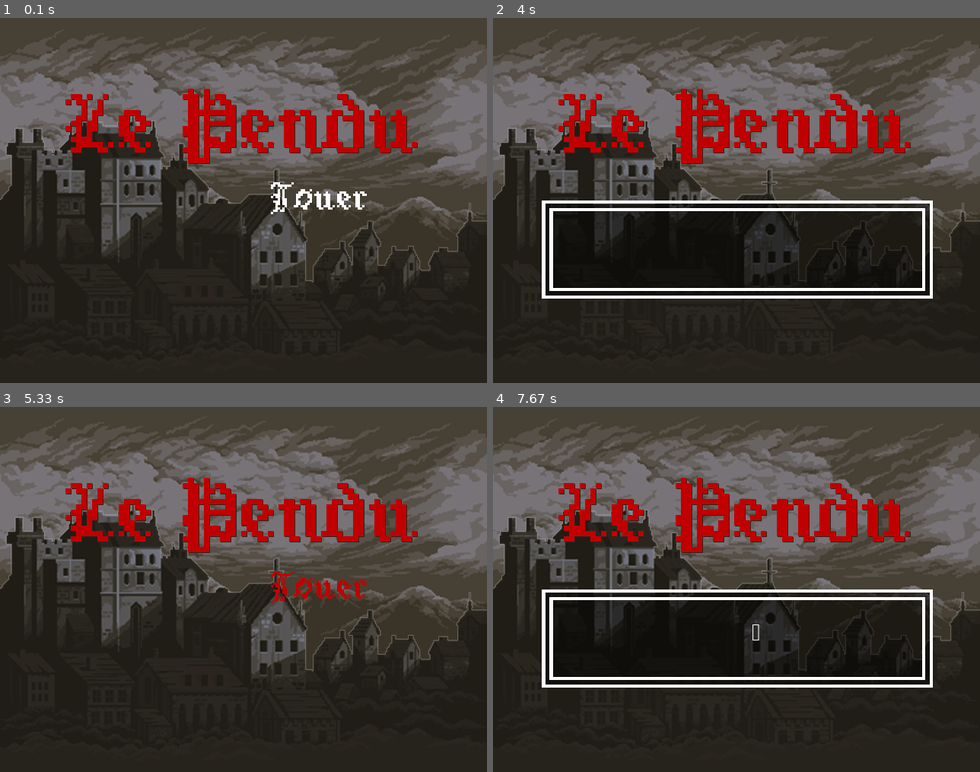
Above: before the commit, frames 1-4 (two rows, left to right).
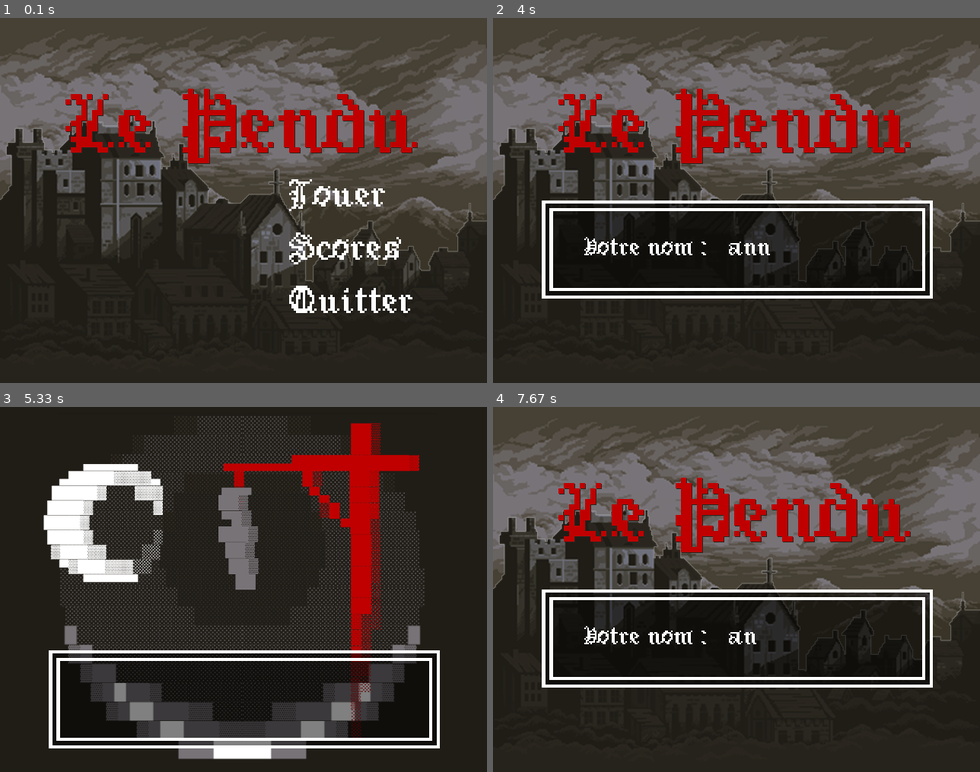
Above: after the commit, the same moments.

Repository: vanessa13001/pendu
Game: pygame game, started from main.py
Two runs of this game, one before a commit and one after it. Both use one fixed random seed, a clock stepped at 60 frames per second and the inputs below.
Inputs (mouse positions are in pixels of both pictures, inside the frame that each line leads up to):
- Up to frame 1 (0.1 s): no input
- Up to frame 2 (4 s): click "Jouer" at 0.38 s; type "ann" at 0.67 s; tap Enter at 1, 1.22 s; tap Esc at 1.55 s; click (712, 295) at 1.93 s; click (863, 258) at 2.27 s; click (668, 123) at 2.6 s; click "Jouer" at 3.93 s
- Up to frame 3 (5.33 s): tap Enter at 4.22, 4.68, 5.18 s; type "a" at 4.55 s; type "r" at 5.05 s
- Up to frame 4 (7.67 s): type "o" at 5.55 s; tap Enter at 5.68, 6.18 s; type "i" at 6.05 s; hold Esc 6.55-7.02 s; move the mouse to (765, 691) at 6.58 s; click "Jouer" at 7.1 s; hold Backspace from 7.38 s (still down); move the mouse to (707, 480) at 7.42 s

The runs differ from the first frame. In frame 1, 1.9% of the frame differs, in the area x 55-85%, y 44-81%; in frame 2, 0.5%; in frame 3, 64%, in the area x 0-100%, y 0-97%; in frame 4, 0.5%.

Commit message:
feat: add in-game interface with integrated graphics
chore: move image.load functions into dictionary for readability

Diff:
--- a/main.py
+++ b/main.py
@@ -1,6 +1,7 @@
 import pygame
 import pygame_module.display as pygame_display
 import terminal_module.display as terminal_display
+import __settings__ as settings
 '''
 main
 '''
@@ -15,11 +16,17 @@
         game_in_main_menu = True
         game_started = False
         start_button_hovered = False
+        score_button_hovered = False
+        quit_button_hovered = False
+        username_input = ''
+        player_input = ''
         while True:
             mouse_position = pygame.mouse.get_pos()
             if game_in_main_menu:
                 pygame_display.main_menu(screen)
-                start_button_rect = pygame_display.main_menu_start_button(screen,start_button_hovered)
+                start_button_rect = pygame_display.main_menu_button(screen,0,260,start_button_hovered)
+                score_button_rect = pygame_display.main_menu_button(screen,1,330,score_button_hovered)
+                quit_button_rect = pygame_display.main_menu_button(screen,2,400,quit_button_hovered)
                 for event in pygame.event.get():
                     if event.type == pygame.QUIT:
                         off()
@@ -27,10 +34,20 @@
                     if start_button_rect.collidepoint(mouse_position):
                         start_button_hovered = True
                         if event.type == pygame.MOUSEBUTTONDOWN:
-                            username_input = ''
                             game_in_main_menu = False
                             game_set_up_menu = True
                     else: start_button_hovered = False
+                    if score_button_rect.collidepoint(mouse_position):
+                        score_button_hovered = True
+                        if event.type == pygame.MOUSEBUTTONDOWN:
+                            pass
+                    else: score_button_hovered = False
+                    if quit_button_rect.collidepoint(mouse_position):
+                        quit_button_hovered = True
+                        if event.type == pygame.MOUSEBUTTONDOWN:
+                            off()
+                            return
+                    else: quit_button_hovered = False
             elif game_set_up_menu:
                 pygame_display.main_menu(screen)
                 pygame_display.game_set_up_menu(screen, username_input)
@@ -41,18 +58,44 @@
                     if event.type == pygame.KEYDOWN:
                         if event.key == pygame.K_RETURN and username_input != '':
                             player_name = username_input
+                            wrong = 0
                             game_set_up_menu = False
-                            game_in_main_menu = True
+                            game_started = True
                         elif event.key == pygame.K_BACKSPACE and username_input != '':
                             username_input = username_input[:-1]
                         elif len(username_input) <= 15:
                             username_input += event.unicode
 
             elif game_started:
+                pygame_display.game_environment(screen, wrong)
+                if wrong == 7:
+                    pygame_display.end_message(screen, 1)
+                else: pygame_display.game_interface(screen, player_input)
                 for event in pygame.event.get():
                     if event.type == pygame.QUIT:
                         off()
                         return
+                    if event.type == pygame.KEYDOWN:
+                        if wrong == 7:
+                            if event.key == pygame.K_RETURN:
+                                game_started = False
+                                game_in_main_menu = True
+                        elif event.key == pygame.K_ESCAPE:
+                            game_started = False
+                            game_in_main_menu = True
+                        elif event.key == pygame.K_RETURN and player_input != "":
+                            wrong+=1
+                            player_input = ''
+                        elif event.key == pygame.K_BACKSPACE and player_input != '':
+                            player_input = player_input[:-1]
+                        elif len(player_input)<1:
+                            player_input += event.unicode
+                            try:
+                                player_input = str(player_input).upper()
+                                if player_input not in settings.upper_letters:
+                                    player_input = ''
+                            except Exception: player_input = ''
+
             else:
                 off()
                 return
--- a/pygame_module/__settings__.py
+++ b/pygame_module/__settings__.py
@@ -14,44 +14,50 @@
 def pixeled_font(font_size):
     pygame.font.init()
     return pygame.font.Font(font_directory+'Pixeled English Font.ttf', font_size)
-def return_user_input(user_input):
+def dialog_text(dialog, font_size):
     pygame.font.init()
-    return pixeled_font(32).render(user_input, True, 'white')
+    return pixeled_font(int(font_size)).render(dialog, True, 'white')
 fonts = {
     'main_title_shadow' : pixeled_font(112).render('Le Pendu', True, color['dark_gray']),
     'main_title' : pixeled_font(112).render('Le Pendu', True, color['dark_red']),
-    'main_button' : pixeled_font(48).render('Jouer', True, 'white'),
-    'main_button_hovered' : pixeled_font(48).render('Jouer', True, color['dark_red']),
+    'main_start_button' : pixeled_font(48).render('Jouer', True, 'white'),
+    'main_start_button_hovered' : pixeled_font(48).render('Jouer', True, color['dark_red']),
+    'main_score_button' : pixeled_font(48).render('Scores', True, 'white'),
+    'main_score_button_hovered' : pixeled_font(48).render('Scores', True, color['dark_red']),
+    'main_quit_button' : pixeled_font(48).render('Quitter', True, 'white'),
+    'main_quit_button_hovered' : pixeled_font(48).render('Quitter', True, color['dark_red']),
 }
-icon = pygame.image.load(graphics_directory+'icon.png')
-main_dialog_box = pygame.image.load(graphics_directory+'main_fg_dialog.png')
-main_background_clouds = pygame.image.load(graphics_directory+'main_bg_clouds.png')
-main_middleground_village = pygame.image.load(graphics_directory+'main_mg_village.png')
-
-# game_foreground_filter = pygame.image.load(graphics_directory+'game_fg_filter.png')
-# game_middleground_gallowstand = pygame.image.load(graphics_directory+'game_mg_gallowstand.png')
-# game_middleground_moon = pygame.image.load(graphics_directory+'game_mg_moon.png')
+graphics = {
+    'icon' : pygame.image.load(graphics_directory+'icon.png'),
+    'main_dialog_box' : pygame.image.load(graphics_directory+'main_fg_dialog.png'),
+    'main_background_clouds' : pygame.image.load(graphics_directory+'main_bg_clouds.png'),
+    'main_middleground_village' : pygame.image.load(graphics_directory+'main_mg_village.png'),
+    'game_dialog_lost' : pygame.image.load(graphics_directory+'game_fg_lost.png'),
+    'game_foreground_filter' : pygame.image.load(graphics_directory+'game_fg_filter.png'),
+    'game_middleground_gallowstand' : pygame.image.load(graphics_directory+'game_mg_gallowstand.png'),
+    'game_middleground_moon' : pygame.image.load(graphics_directory+'game_mg_moon.png'),
+}
 def game_background_wrong(amount_of_wrongs):
     background_library = (
-        graphics_directory+'game_bg_w0',
-        graphics_directory+'game_bg_w1',
-        graphics_directory+'game_bg_w2',
-        graphics_directory+'game_bg_w3',
-        graphics_directory+'game_bg_w4',
-        graphics_directory+'game_bg_w5',
-        graphics_directory+'game_bg_w6',
-        graphics_directory+'game_bg_w6'
+        graphics_directory+'game_bg_w0.png',
+        graphics_directory+'game_bg_w1.png',
+        graphics_directory+'game_bg_w2.png',
+        graphics_directory+'game_bg_w3.png',
+        graphics_directory+'game_bg_w4.png',
+        graphics_directory+'game_bg_w5.png',
+        graphics_directory+'game_bg_w6.png',
+        graphics_directory+'game_bg_w6.png'
     )
     return pygame.image.load(background_library[amount_of_wrongs])
 def game_hangedman_wrong(amount_of_wrongs):
     hangedman_library = (
-        graphics_directory+'game_mg_hang0',
-        graphics_directory+'game_mg_hang1',
-        graphics_directory+'game_mg_hang2',
-        graphics_directory+'game_mg_hang3',
-        graphics_directory+'game_mg_hang4',
-        graphics_directory+'game_mg_hang5',
-        graphics_directory+'game_mg_hang6',
-        graphics_directory+'game_mg_hang7'
+        graphics_directory+'game_mg_hang0.png',
+        graphics_directory+'game_mg_hang1.png',
+        graphics_directory+'game_mg_hang2.png',
+        graphics_directory+'game_mg_hang3.png',
+        graphics_directory+'game_mg_hang4.png',
+        graphics_directory+'game_mg_hang5.png',
+        graphics_directory+'game_mg_hang6.png',
+        graphics_directory+'game_mg_hang7.png'
     )
     return pygame.image.load(hangedman_library[amount_of_wrongs])
--- a/pygame_module/display.py
+++ b/pygame_module/display.py
@@ -1,11 +1,11 @@
 import pygame_module.__settings__ as settings
-from pygame_module.__settings__ import color, fonts
+from pygame_module.__settings__ import color, fonts, graphics
 import pygame
 def pygame_init():
     pygame.init()
     screen = pygame.display.set_mode((640,480))
     pygame.display.set_caption('Jeu du pendu')
-    pygame.display.set_icon(settings.icon)
+    pygame.display.set_icon(graphics['icon'])
     clock = pygame.time.Clock()
     return screen, clock
 def main_menu(screen):
@@ -13,22 +13,45 @@
     main_title_shadow_rect.center = (640//1.99, 480//3.19)
     main_title_rect = fonts['main_title'].get_rect()
     main_title_rect.center = (640//2, 480//3.2)
-    screen.blit(settings.main_background_clouds,(0,0))
-    screen.blit(settings.main_middleground_village,(0,0))
+    screen.blit(graphics['main_background_clouds'],(0,0))
+    screen.blit(graphics['main_middleground_village'],(0,0))
     screen.blit(fonts['main_title_shadow'], main_title_shadow_rect)
     screen.blit(fonts['main_title'], main_title_rect)
-def main_menu_start_button(screen, hovered = False):
-    main_start_button = fonts['main_button']
+def main_menu_button(screen, button_id, button_y, hovered = False):
+    button_list = ('main_start_button', 'main_score_button', 'main_quit_button')
+    main_menu_button = fonts[button_list[button_id]]
     if hovered:
-        main_start_button = fonts['main_button_hovered']
-    main_start_button_rect = main_start_button.get_rect()
-    main_start_button_rect.center = (420,480//2)
-    screen.blit(main_start_button, main_start_button_rect)
-    return main_start_button_rect
+        main_menu_button = fonts[button_list[button_id]+'_hovered']
+    main_menu_button_rect = main_menu_button.get_rect()
+    main_menu_button_rect.bottomleft = (380, button_y)
+    screen.blit(main_menu_button, main_menu_button_rect)
+    return main_menu_button_rect
 def game_set_up_menu(screen, username_input):
-    screen.blit(settings.main_dialog_box,(0,-20))
-
-    username_input_rect = settings.return_user_input(username_input).get_rect()
-    username_input_rect.bottomleft = (680//2,315)
-    settings.return_user_input(username_input)
-    screen.blit(settings.return_user_input(username_input),username_input_rect)
+    screen.blit(graphics['main_dialog_box'],(0,-20))
+    dialog_input_rect = settings.dialog_text('Votre nom :',32).get_rect()
+    dialog_input_rect.bottomleft = (120,320)
+    username_input_rect = settings.dialog_text(username_input,32).get_rect()
+    username_input_rect.bottomleft = (310,320)
+    screen.blit(settings.dialog_text('Votre nom :',32), dialog_input_rect)
+    screen.blit(settings.dialog_text(username_input,32),username_input_rect)
+def game_environment(screen,wrong):
+    screen.blit(settings.game_background_wrong(wrong),(0,0))
+    if wrong < 3:
+        screen.blit(graphics['game_middleground_moon'],(0,0))
+    screen.blit(graphics['game_middleground_gallowstand'],(0,0))
+    screen.blit(settings.game_hangedman_wrong(wrong),(0,0))
+    if wrong > 3:
+        screen.blit(graphics['game_foreground_filter'],(0,0))
+def game_interface(screen, player_input):
+    screen.blit(graphics['main_dialog_box'],(0,60))
+    player_input_rect = settings.dialog_text(player_input,48).get_rect()
+    player_input_rect.bottomleft = (510,430)
+    screen.blit(settings.dialog_text(player_input,48), player_input_rect)
+def end_message(screen, win_or_lose):
+    end_message_list = (
+        graphics['game_dialog_lost'],
+        graphics['game_dialog_lost'])
+    screen.blit(end_message_list[win_or_lose],(0,-25))
+    end_dialog_rect = settings.dialog_text('Ent. pour continuer',32).get_rect()
+    end_dialog_rect.bottomleft = (320,320)
+    screen.blit(settings.dialog_text('Ent. pour continuer',32), end_dialog_rect)
Not shown, changed: README.md
Binary file changed: pygame_assets/graphics/game_bg_w0.png
Binary file changed: pygame_assets/graphics/game_bg_w1.png
Binary file changed: pygame_assets/graphics/game_bg_w2.png
Binary file changed: pygame_assets/graphics/game_bg_w3.png
Binary file changed: pygame_assets/graphics/game_bg_w4.png
Binary file changed: pygame_assets/graphics/game_bg_w5.png
Binary file changed: pygame_assets/graphics/game_bg_w6.png
Binary file changed: pygame_assets/graphics/game_fg_filter.png
Binary file added: pygame_assets/graphics/game_fg_lost.png
Binary file changed: pygame_assets/graphics/game_mg_gallowstand.png
Binary file changed: pygame_assets/graphics/game_mg_graveyard.png
(and 14 more such lines)
